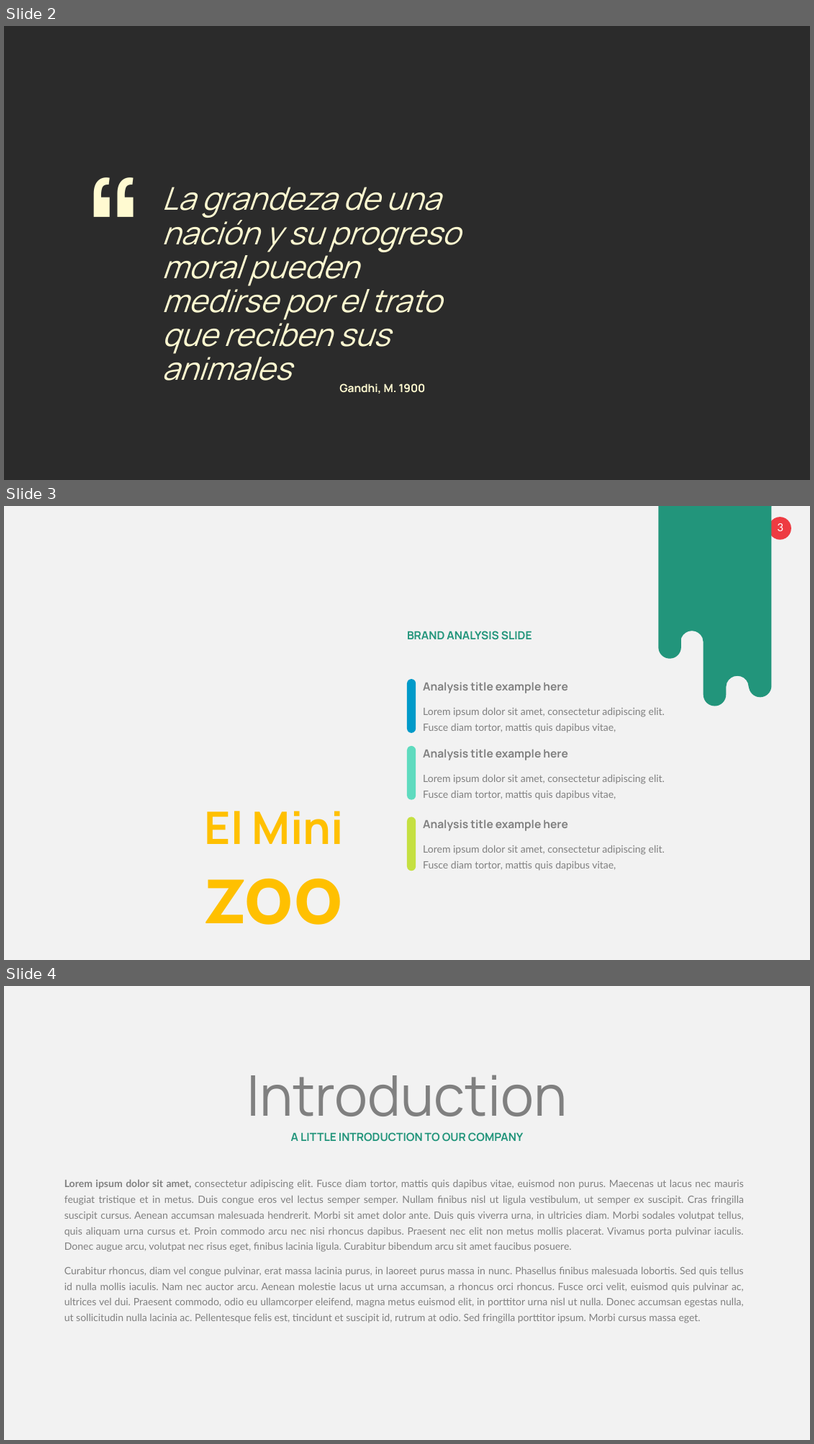
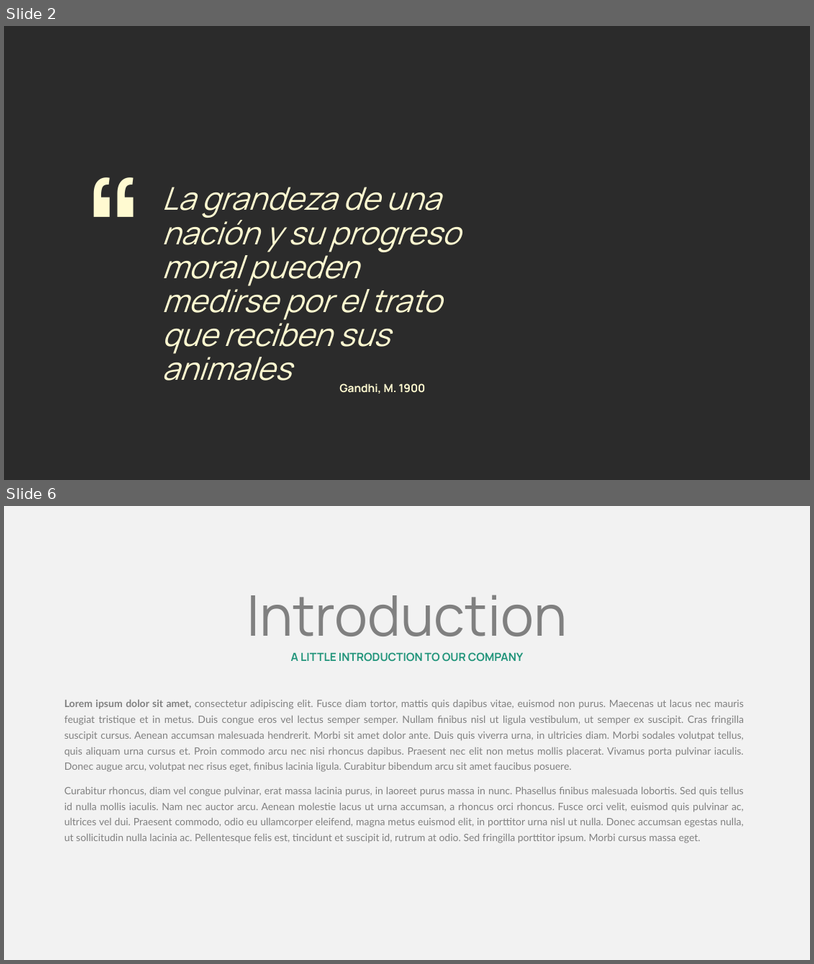
Before and after one commit to vieyrapy/book_minizoo, a slide deck: mzcj_presentacion.pptx. Shown one above the other, each under a label of ours: slides 2, 3 and 4 before the commit, slides 2 and 6 after it; the slides between them are not shown. The pictures are 814x1444 and 814x964 pixels, drawn with LibreOffice and Linux fonts; fonts in the diff are those of the drawing; background and template pictures are left out; a plain dark background stands for a picture behind light text. Boxes give left, top, right and bottom in pixels: in the first picture for what was removed or moved away, otherwise in the second. Text is boxed around its words. In the diff, an @@ line names an element or a change of style, - is before the commit and + after.

```diff
--- a/mzcj_presentacion.pptx
+++ b/mzcj_presentacion.pptx
@@ slide 3 removed at (x1=4, y1=506, x2=810, y2=960), background picture (left out) @@
@@ freeform shape removed at (x1=658, y1=506, x2=772, y2=706) @@
@@ rounded rectangle removed at (x1=769, y1=518, x2=792, y2=540) @@
@@ page number removed at (x1=777, y1=523, x2=784, y2=531) @@
-3
@@ text removed at (x1=407, y1=631, x2=532, y2=640) @@
-BRAND ANALYSIS SLIDE
@@ rounded rectangle removed at (x1=407, y1=679, x2=416, y2=733) @@
@@ text removed at (x1=423, y1=682, x2=568, y2=693) @@
-Analysis title example here
@@ text removed at (x1=423, y1=708, x2=665, y2=733) @@
-Lorem ipsum dolor sit amet, consectetur adipiscing elit. Fusce diam tortor, mattis quis dapibus vitae,
@@ rounded rectangle removed at (x1=407, y1=746, x2=416, y2=800) @@
@@ text removed at (x1=423, y1=749, x2=568, y2=760) @@
-Analysis title example here
@@ text removed at (x1=423, y1=775, x2=665, y2=800) @@
-Lorem ipsum dolor sit amet, consectetur adipiscing elit. Fusce diam tortor, mattis quis dapibus vitae,
@@ text removed at (x1=204, y1=811, x2=344, y2=924) @@
-El Mini zoo
@@ rounded rectangle removed at (x1=407, y1=816, x2=416, y2=870) @@
@@ text removed at (x1=423, y1=819, x2=568, y2=831) @@
-Analysis title example here
@@ text removed at (x1=423, y1=845, x2=665, y2=870) @@
-Lorem ipsum dolor sit amet, consectetur adipiscing elit. Fusce diam tortor, mattis quis dapibus vitae,
@@ what was slide 4 is now slide 6 @@
```
Also in this commit, not shown: 10 slides changed, 2 slides added, 1 other file.
